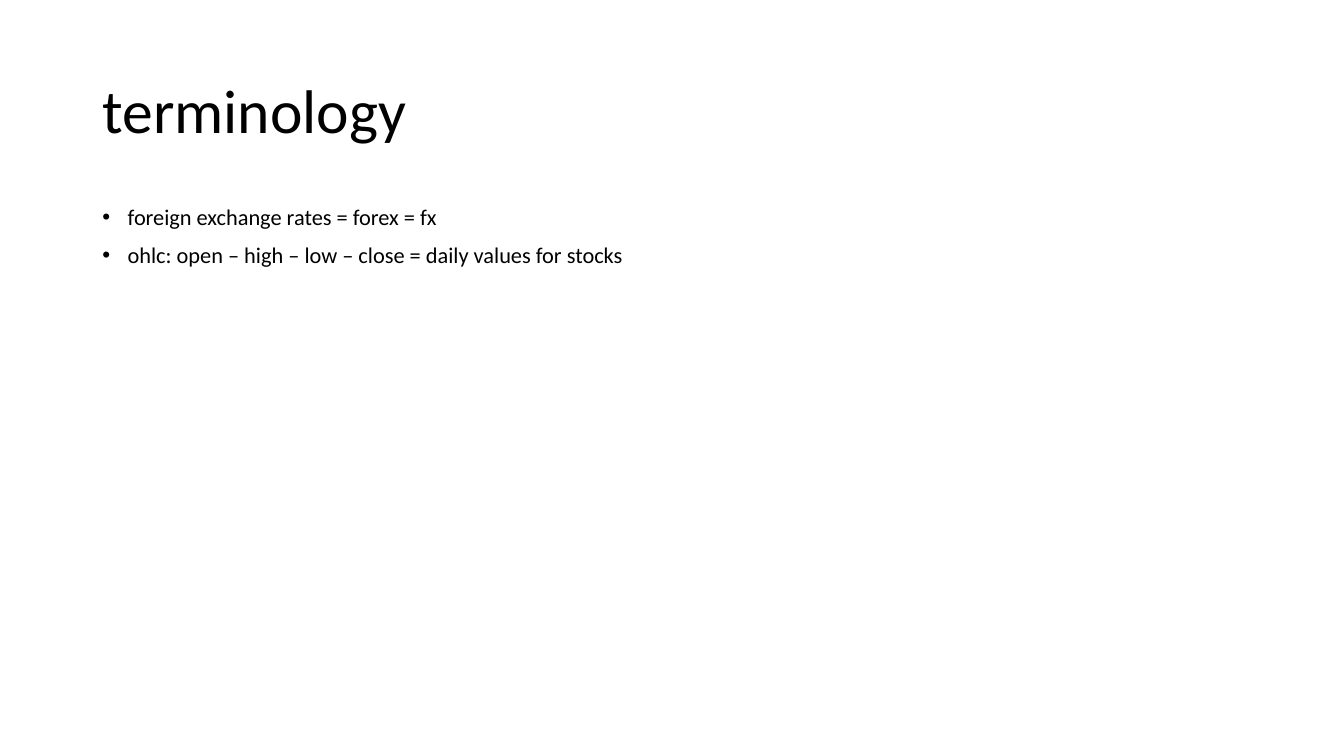
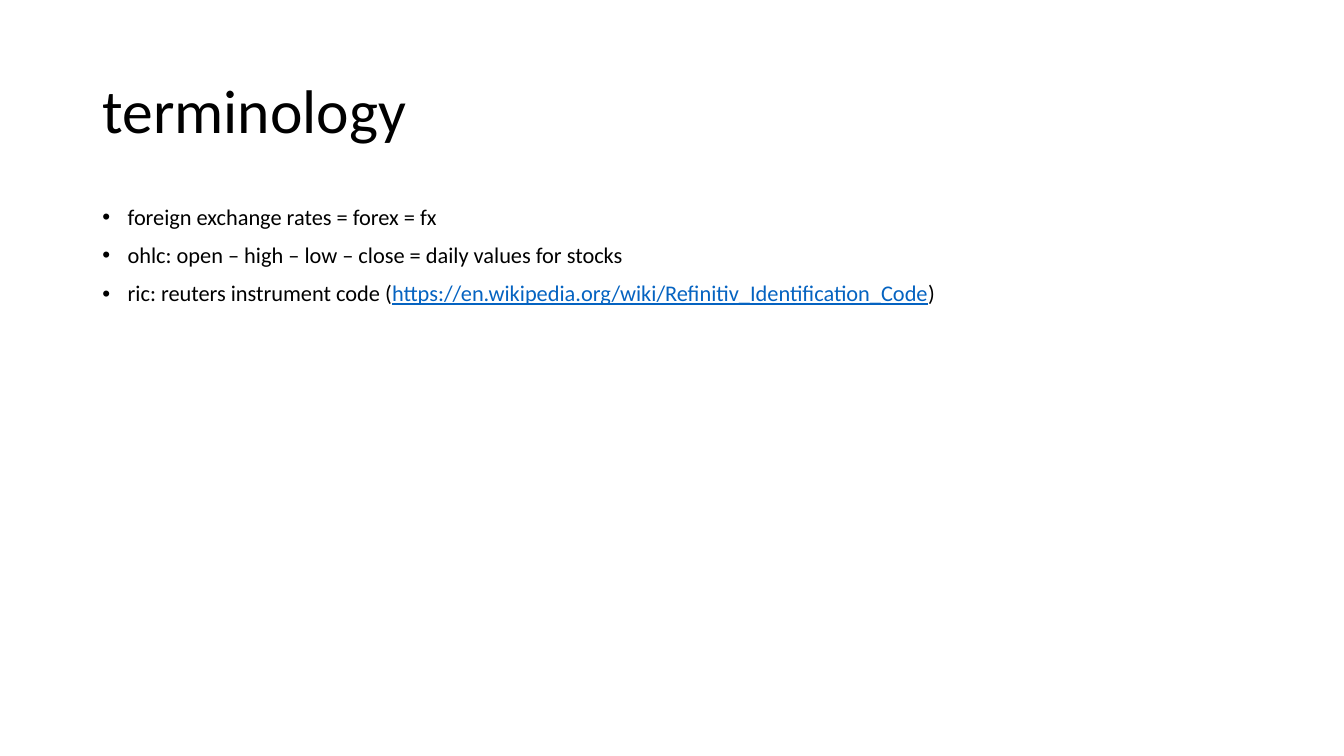
Before and after one commit to jorritvm/stocks_dashboard, a slide deck: slide 3 of doc/stock_dashboard_documentation.pptx. Drawn at 1344x756 pixels with LibreOffice and Linux fonts; fonts in the diff are those of the drawing. Boxes give left, top, right and bottom in pixels: in the first picture for what was removed or moved away, otherwise in the second. Text is boxed around its words. In the diff, an @@ line names an element or a change of style, - is before the commit and + after.

```diff
--- a/doc/stock_dashboard_documentation.pptx
+++ b/doc/stock_dashboard_documentation.pptx
@@ text at box(128, 285, 935, 305): paragraph added @@
+• ric: reuters instrument code (https://en.wikipedia.org/wiki/Refinitiv_Identification_Code)
```
Also in this commit, not shown: 3 other slides changed, 5 other files.
